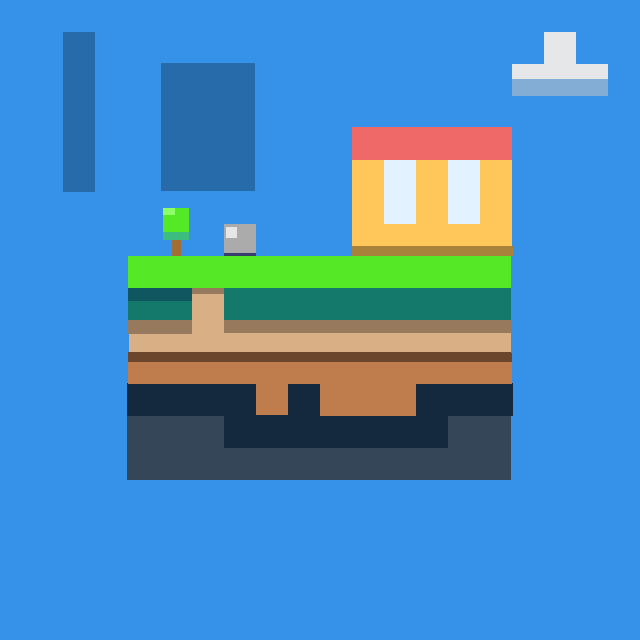
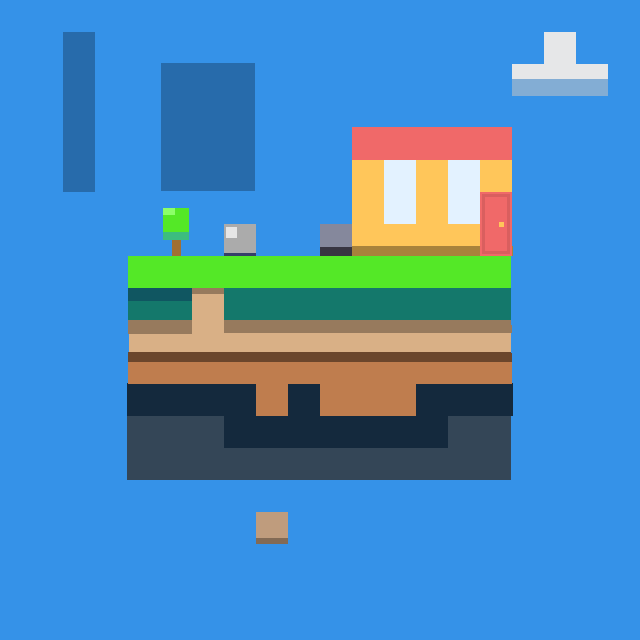
Layered file, before and after one edit (640 x 640). Changes by layer:
painted on "Layer 2" over (256, 192, 512, 544)
